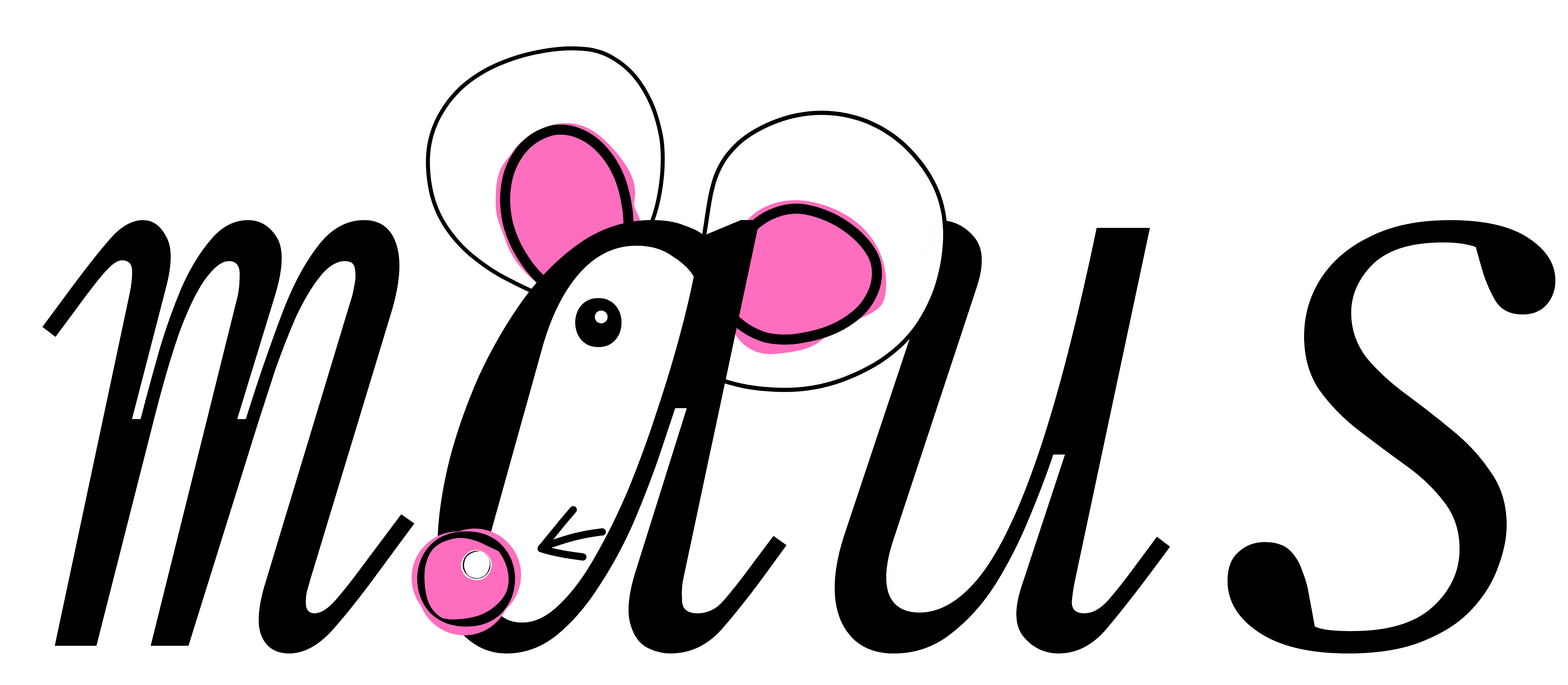
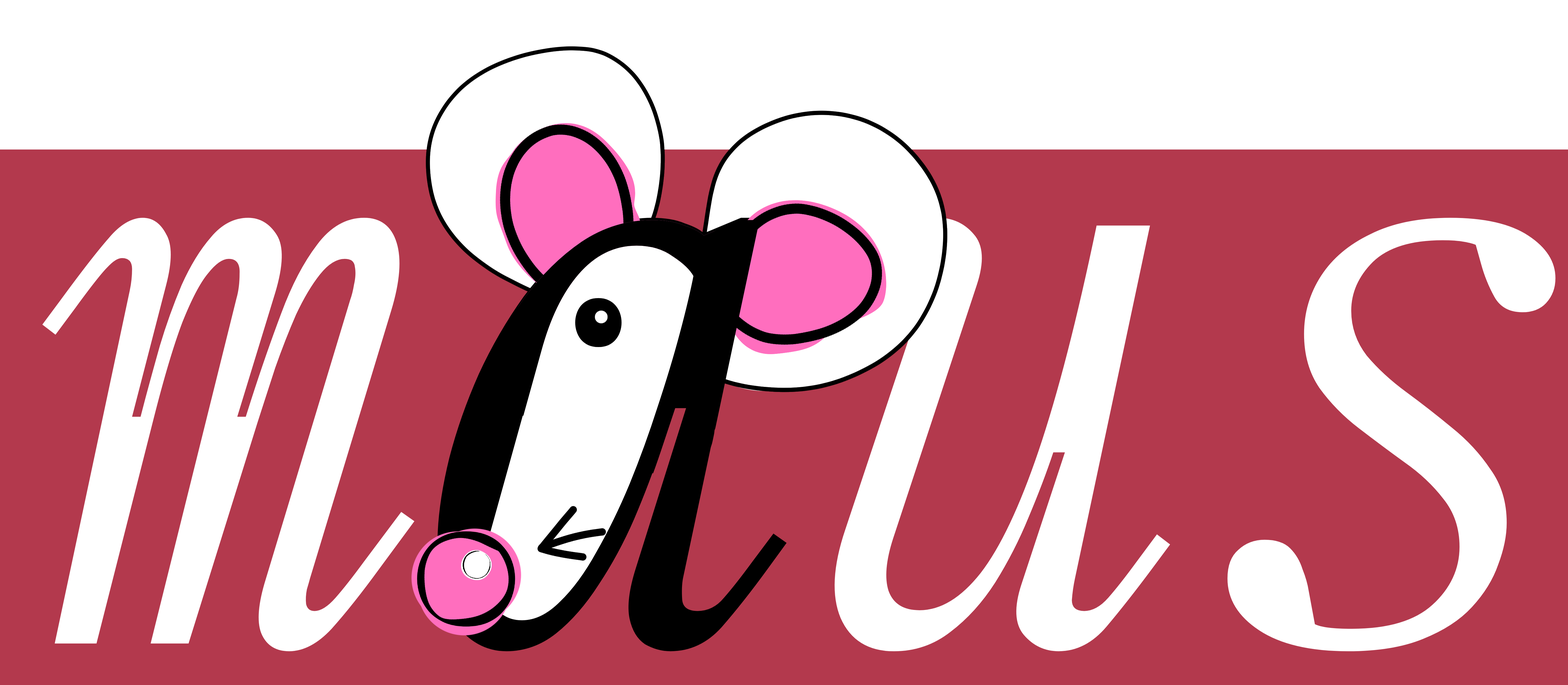
Layered file, before and after one edit (1568×685). Changes by layer:
painted on "maus" over <box>42,217,1556,654</box>
added layer "Layer 9" over <box>0,149,1568,685</box>